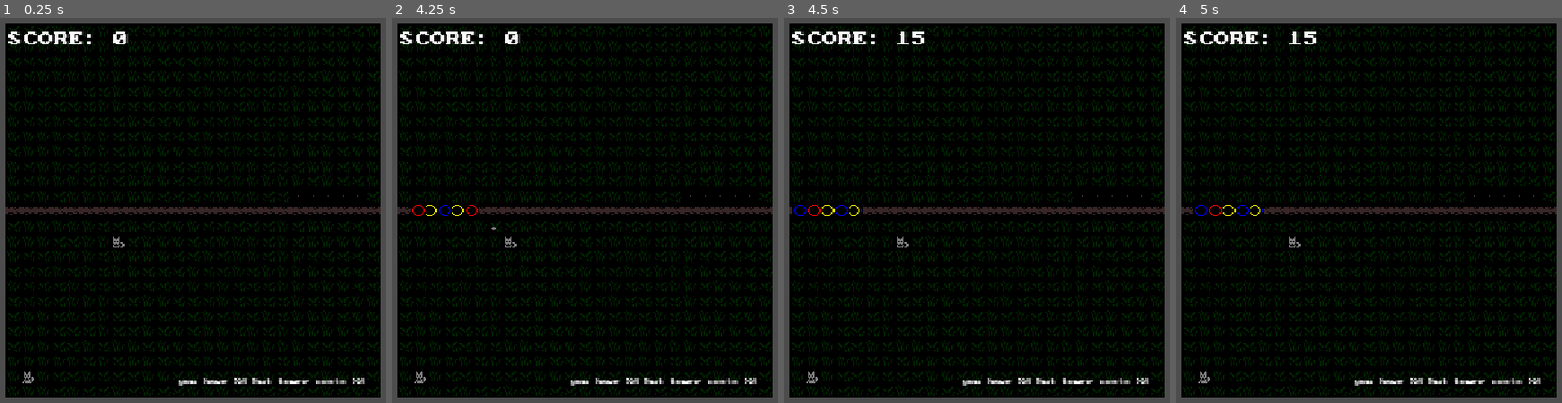
Above: before the commit, frames 1-4 (left to right).
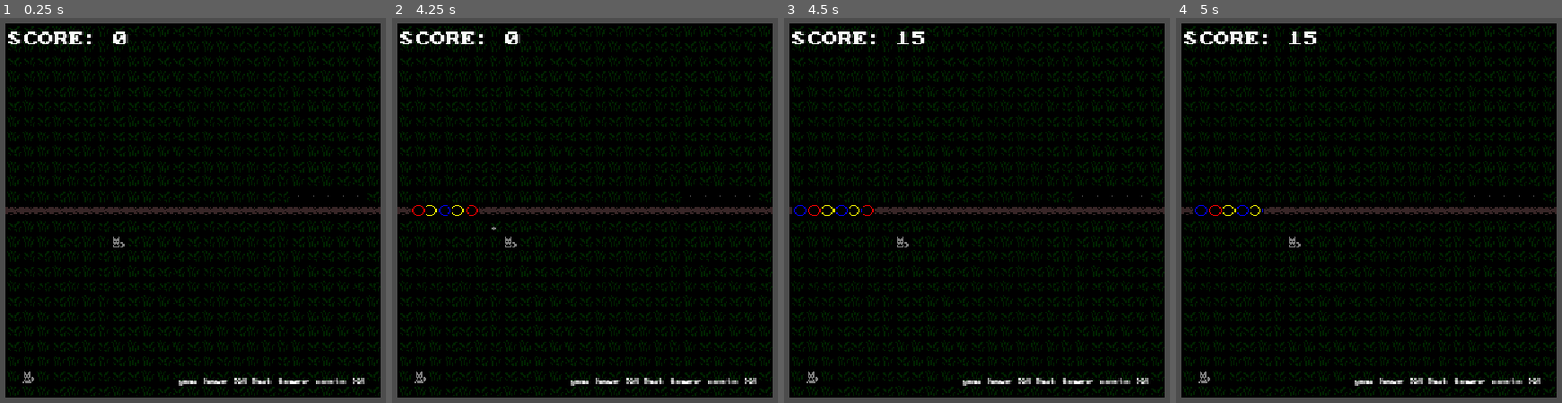
Above: after the commit, the same moments.

Repository: wonderzombie/godot-bubbles-td
Game: Godot game, scene res://assets/main.tscn
Same seed, same stepped clock (60 frames per second), same inputs: the game is played once before the commit and once after it.
Inputs (mouse positions are in pixels of both pictures, inside the frame that each line leads up to):
- Up to frame 1 (0.25 s): no input
- Up to frame 2 (4.25 s): tap Enter at 0.5, 2, 3.5 s; move the mouse to (743, 191) at 0.52 s; hold 1 (first_balloon) 0.53-1.28 s; click (743, 191) at 0.67 s; tap Space (next_round) at 1.25, 1.35, 2.75 s; move the mouse to (442, 229) at 1.27 s; click (442, 229) at 1.42 s; move the mouse to (658, 121) at 2.02 s; hold 2 (second_balloon) 2.03-2.78 s; click (658, 121) at 2.17 s; move the mouse to (550, 291) at 2.77 s; tap 3 (third_balloon) at 2.85 s; click (550, 291) at 2.92 s; move the mouse to (outside the picture) at 3.52 s; hold 1 (first_balloon) from 3.53 s (still down); click (outside the picture) at 3.67 s
- Up to frame 3 (4.5 s): move the mouse to (outside the picture) at 4.27 s; release 1 (first_balloon) at 4.28 s; tap Space (next_round) at 4.35 s; click (outside the picture) at 4.42 s
- Up to frame 4 (5 s): no input

Frames 1-2 are identical in both runs. In frame 3, less than 0.1% of the frame differs, in the area x 20-24%, y 48-52%; in frame 4, nothing differs.

Commit message:
fix error messages
- alpha tweens correctly
- set monitoring/monitorable deferred

Diff:
--- a/assets/main.gd
+++ b/assets/main.gd
@@ -1,7 +1,7 @@
 extends Node2D
 
 var bubbles = [];
-var score = 0;
+@export var score = 0;
 var bubbles_spawned = 0;
 
 var ghost_tower: DogButton;
--- a/scripts/bubble.gd
+++ b/scripts/bubble.gd
@@ -64,8 +64,8 @@
 	movement_tween.kill()
 
 	var collision_area: Area2D = get_node("Area2D")
-	collision_area.monitorable = false
-	collision_area.monitoring = false
+	collision_area.set_deferred("monitorable", false)
+	collision_area.set_deferred("monitoring", false)
 
 	var left = Vector2.LEFT * 1 + self.position
 	var right = Vector2.RIGHT * 1 + self.position
@@ -76,5 +76,5 @@
 	hit.tween_property(self, "position", left, 0.05).from_current()
 	hit.tween_property(self, "position", right, 0.05).from_current()
 	hit.set_loops(20)
-	hit.tween_property(self, "modulate:a", Color.TRANSPARENT, 1)
+	hit.tween_property(self, "modulate:a", 0.0, 0.5)
 	hit.tween_callback(self.queue_free)
